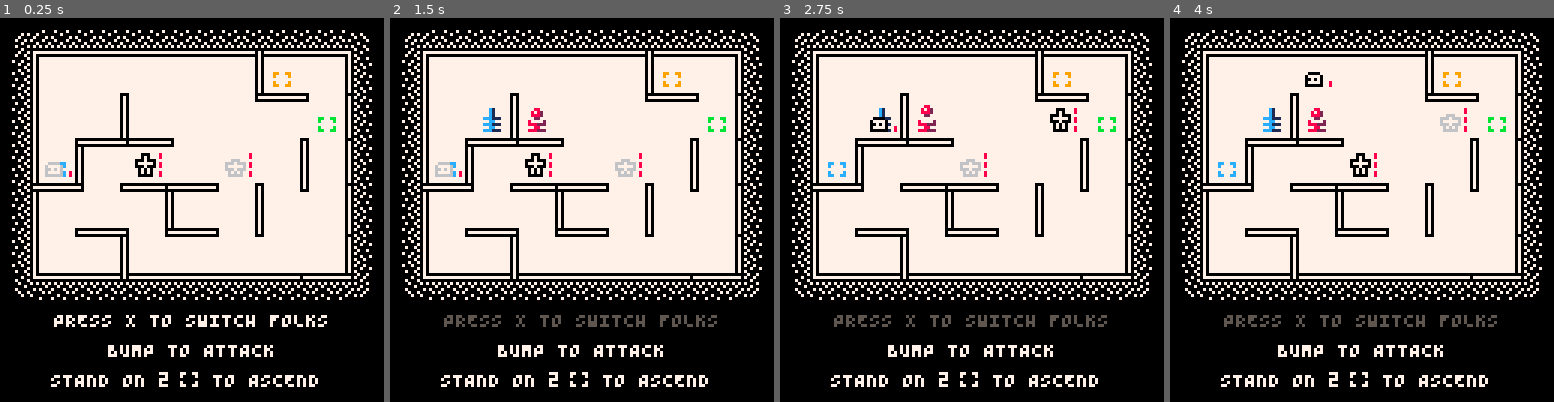
Above: before the commit, frames 1-4 (left to right).
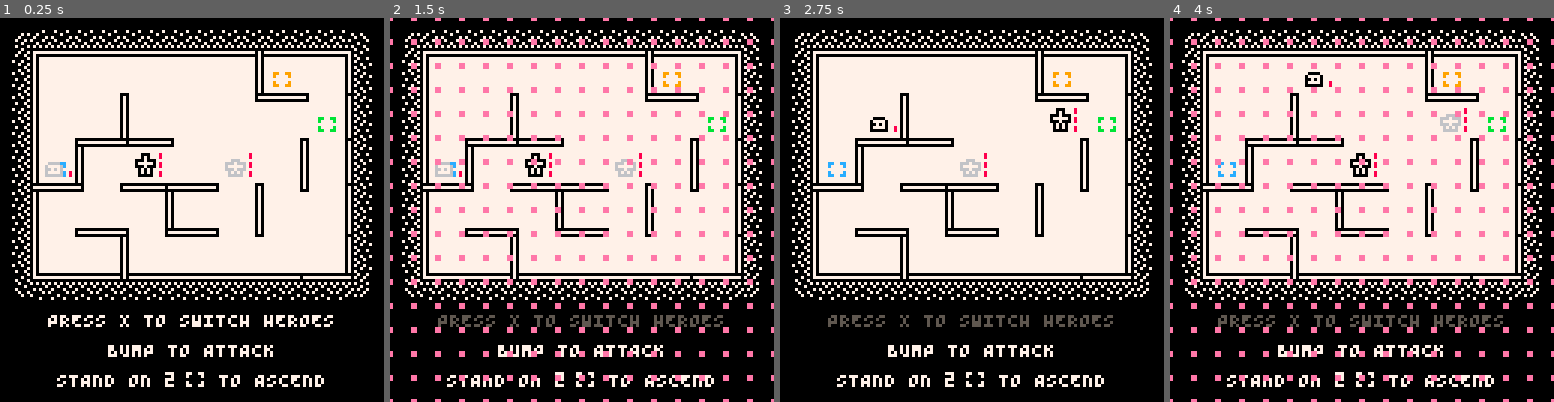
Above: after the commit, the same moments.

Repository: taylordolan/grid-folks
Game: PICO-8 cartridge grid_folks.p8
Same seed, same stepped clock (60 frames per second), same inputs: the game is played once before the commit and once after it.
Inputs:
- Up to frame 1 (0.25 s): no input
- Up to frame 2 (1.5 s): tap X (X key) at 0.33, 1.07 s; tap O (Z key) at 0.7 s
- Up to frame 3 (2.75 s): hold Right 1.6-2.1 s; tap O (Z key) at 1.7, 2.1, 2.5 s; tap X (X key) at 1.85 s; hold Up 2.15-2.42 s; hold Right from 2.47 s (still down)
- Up to frame 4 (4 s): tap O (Z key) at 2.9, 3.3, 3.7 s; tap X (X key) at 2.97 s; release Right at 3.03 s; hold Left 3.08-3.58 s; hold Down 3.63-3.97 s

The runs differ from the first frame. In frame 1, 2.2% of the frame differs, in the area x 12-87%, y 77-97%; in frame 2, 8.6%, in the area x 0-100%, y 0-100%; in frame 3, 2.4%; in frame 4, 8.6%.

Commit message:
explain totems

Diff:
--- a/grid_folks.p8
+++ b/grid_folks.p8
@@ -9,11 +9,13 @@
 -- [x] enemy totems should be filled by default
 -- [x] design player totems
 -- [x] update instruction graphic (with plus signs and totems)
--- [ ] explain enemy totems when players are standing on an empty one
+-- [x] explain totems
+-- [ ] make sure everything is aligned
 -- [ ] update game balance
 -- [ ] dash enemies should fill totems they touch while dashing
 -- [ ] write new instructions for itch page
 -- [ ] clean up sprite sheet
+-- [ ] starting places for pads (to help communicate how totems are created)?
 -- [ ] add shine to health and score balls?
 -- [ ] maybe the game can end earlier even though the board won't be filled with totems?
 
@@ -79,9 +81,7 @@
 	p_turn = true
 	debug = false
 	delay = 0
-	has_switched = false
-	has_advanced = false
-	has_bumped = false
+  completed_guides = {}
 	depth = 32
 	ani_frames = 4
 	shakes = {{0,0}}
@@ -213,9 +213,10 @@
 		-- 	set_tile(new_button(008), open_tiles[1])
 		-- 	depth -= 1
 		-- end
-    set_tile(new_button(012), {2,2})
-    set_tile(new_button(008), {3,2})
-    set_tile(new_charge(008), {3,2})
+    -- set_tile(new_button(011), {2,2})
+    -- set_tile(new_button(008), {3,2})
+    -- set_tile(new_charge(008), {3,2})
+    grid = not grid
 	end
 
 	if game_over then
@@ -383,6 +384,13 @@
 		end
 	end
 
+  local a_btn = find_type("button",  tile(hero_a))
+  local b_btn = find_type("button",  tile(hero_b))
+  local a_btn_clr = false
+  local a_btn_clr = false
+  if (a_btn) a_btn_clr = a_btn.color
+  if (b_btn) b_btn_clr = b_btn.color
+
 	if game_over then
 		-- draw game over state
 		local msg
@@ -416,7 +424,7 @@
 		-- draw intro
 		local _space = 3
 
-		local _a = small("press x to switch folks")
+		local _a = small("press x to switch heroes")
 		local _x = 64 - #_a*2
 		local _y = 98
 		print(_a, _x, _y, has_switched and 005 or 007)
@@ -427,7 +435,7 @@
 		print(_a, _x, _y, has_bumped and 005 or 007)
 
 		local _a = small("stand on 2")
-		_x = 17
+		_x = 19
 		_y += 10
 		print(_a, _x, _y, has_advanced and 005 or 007)
 		palt(015, true)
@@ -437,6 +445,88 @@
 		print(_b, _x + #_a * 4 + _space + 8 + _space, _y, has_advanced and 005 or 007)
 		-- return
 		pal()
+  elseif current_guide == 012 and not completed_guides[012] and (a_btn_clr == 012 or b_btn_clr == 012) then
+    -- messages
+    local _a = small("when a hero stands on")
+    local _b = small("the other hero can jump")
+    -- coordinates
+    xa = 57 - #_a*2
+    ya = 99
+    xb = 64 - #_b*2
+    yb = ya + 10
+    xs = xa+#_a*4 + 3
+    ys = ya - 3
+    -- print messages
+    print(_a, xa, ya, 007)
+    print(",", xs + 9, ya, 007)
+    print(_b, xb, yb, 007)
+    -- print sprite
+    palt(15,true)
+    pal(005,001)
+    pal(006,012)
+    spr(018, xs, ys)
+    pal()
+  elseif current_guide == 011 and not completed_guides[011] and (a_btn_clr == 011 or b_btn_clr == 011) then
+    -- messages
+    local _a = small("when a hero stands on")
+    local _b = small("the other hero can shoot")
+    -- coordinates
+    xa = 57 - #_a*2
+    ya = 99
+    xb = 64 - #_b*2
+    yb = ya + 10
+    xs = xa+#_a*4 + 3
+    ys = ya - 3
+    -- print messages
+    print(_a, xa, ya, 007)
+    print(",", xs + 9, ya, 007)
+    print(_b, xb, yb, 007)
+    -- print sprite
+    palt(15,true)
+    pal(005,003)
+    pal(006,011)
+    spr(018, xs, ys)
+    pal()
+  elseif current_guide == 008 and not completed_guides[008] and (a_btn_clr == 008 or b_btn_clr == 008) then
+    -- messages
+    local _a = small("are refilled with health")
+    local _b = small("when enemies step on them")
+    -- coordinates
+    xa = 70 - #_a*2
+    ya = 99
+    xb = 64 - #_b*2
+    yb = ya + 10
+    xs = xa - 12
+    ys = ya - 3
+    -- print messages
+    print(_a, xa, ya, 007)
+    print(_b, xb, yb, 007)
+    -- print sprite
+    palt(15,true)
+    pal(005,002)
+    pal(006,008)
+    spr(017, xs, ys)
+    pal()
+  elseif current_guide == 009 and not completed_guides[009] and (a_btn_clr == 009 or b_btn_clr == 009) then
+    -- messages
+    local _a = small("are refilled with gold")
+    local _b = small("when enemies step on them")
+    -- coordinates
+    xa = 70 - #_a*2
+    ya = 99
+    xb = 64 - #_b*2
+    yb = ya + 10
+    xs = xa - 12
+    ys = ya - 3
+    -- print messages
+    print(_a, xa, ya, 007)
+    print(_b, xb, yb, 007)
+    -- print sprite
+    palt(15,true)
+    pal(005,004)
+    pal(006,009)
+    spr(017, xs, ys)
+    pal()
 	else
 		-- draw instructions area
 		-- depth
@@ -471,6 +561,18 @@
 		print("spawn rate: " .. spawn_rate, x, y+1, 000)
 		print("spawn rate: " .. spawn_rate, x, y, 008)
 	end
+
+  -- draw grid
+  if grid then
+    for x = -1, 128, 8 do
+      for y = -1, 128, 8 do
+        pset(x, y, 014)
+        pset(x+1, y, 014)
+        pset(x, y+1, 014)
+        pset(x+1, y+1, 014)
+      end
+    end
+  end
 end
 
 function copy(_a)
@@ -527,12 +629,10 @@
 			local enemy = find_type("enemy", next_tile)
 			local wall = is_wall_between(tile(self), next_tile)
 
-			-- if jump is enabled and there's a wall in the way
+			-- if jump is enabled
 			if self.jump then
-				if enemy then
-					hit_target(enemy, 3, direction)
-					p_turn = false
-				end
+        if (enemy or wall) completed_guides[012] = true
+        if (enemy) hit_target(enemy, 3, direction)
 				local _here = pos_pix(tile(self))
 				local _next = pos_pix(next_tile)
 				local _half = {(_here[1] + _next[1]) / 2, _here[2]-4}
@@ -552,6 +652,7 @@
 						hit_target(next, 1, {-direction[1],-direction[2]})
 					end
 					new_shot(self, direction)
+          completed_guides[011] = true
 					active_sounds["shoot"] = true
 					delay = ani_frames
 					p_turn = false
@@ -1410,23 +1511,37 @@
 		return
 	end
 
+  local _c = find_type("charge", dest)
+
   -- trigger hero step sounds
 	-- checking for x because we don't want to make this sound if the hero is
   -- being deployed
 	if thing.type == "hero" and thing.x then
-    local button = find_type("button", dest)
-		if find_type("pad", dest) then
+    local _b = find_type("button", dest)
+    local _p = find_type("pad", dest)
+    if thing == hero_a then
+			active_sounds["a_step"] = true
+      local _f = find_type("button", tile(hero_b))
+      -- if the friend is standing on a button that hasn't had its guide
+      -- completed yet, then set the guide to that color
+      if (_f and not completed_guides[_f.color]) current_guide = _f.color
+    else
+      active_sounds["b_step"] = true
+      local _f = find_type("button", tile(hero_a))
+      if (_f and not completed_guides[_f.color]) current_guide = _f.color
+		end
+		if _p then
 			active_sounds["pad_step"] = true
-    elseif
-      button and button.color == 011 or
-      button and button.color == 012
-    then
-      active_sounds["button_step"] = true
-		elseif thing == hero_a then
-			active_sounds["a_step"] = true
-    elseif thing == hero_b then
-      active_sounds["b_step"] = true
-		end
+    elseif _b then
+      -- green or blue
+      if _b.color == 011 or _b.color == 012 then
+        active_sounds["button_step"] = true
+      end
+      -- set current guide
+      if _b.color and not completed_guides[_b.color] and not _c then
+        current_guide = _b.color
+      end
+    end
 	end
 
 	-- remove it from its current tile
@@ -1457,9 +1572,13 @@
 	if thing.type == "enemy" then
 		local _b = find_type("button", tile(thing))
 		local _c = find_type("charge", tile(thing))
-		if _b and (_b.color == 008 or _b.color == 009) and not _c then
-			-- set_tile(new_charge(_b.color), tile(_b))
+		if _b and _b.color == 008 and not _c then
       _b:charge()
+      completed_guides[008] = true
+      active_sounds["charge"] = true
+		elseif _b and _b.color == 009 and not _c then
+      _b:charge()
+      completed_guides[009] = true
       active_sounds["charge"] = true
 		end
 	end
@@ -1479,6 +1598,7 @@
 	end
 end
 
+-- todo: why am I not doing this is part of set_tile()?
 function h_btns()
 	for hero in all(heroes) do
 		local _c = find_type("charge", tile(hero))
@@ -2186,14 +2306,14 @@
 end
 
 __gfx__
-ffffffffff000fffffffffffffffffffffffffffffffffffffffffff00000607006000600006060000060060ffffffff00000000000000000000000000000000
-ffffffffff070ffffff6fffffffaaaffffffffffffffffffffffffff60060007600000000060000600600600ffffffff00000000000000000000000000000000
-ff000fff0007000ffff6ffffffaa6affffa6afffffffffffffffffff00600607000606000600606006000006ffffffff00000000000000000000000000000000
-0007000f0777770fffffffffff6aa6fffaaaaafffff6ffffffffffff00006007006000600006000000006000ff666fff00000000000000000000000000000000
-0777770f0007000f66fff66fffaa6afffa6a6affff666ffffff6ffff00600607600060000600060600600060ff666fff00000000000000000000000000000000
-0007000ff07070fffffffffffffaaafffaa6aafffff6ffffffffffff60060007060606060006000006000600ff666fff00000000000000000000000000000000
-f07070fff07070fffff6ffffffffffffffffffffffffffffffffffff00000607000000000060060700060007ffffffff00000000000000000000000000000000
-f00000fff00000fffff6ffffffffffffffffffffffffffffffffffff06006007777777770600600700000607ffffffff00000000000000000000000000000000
+ffffffffff000fffffffffffffffffffffffffffffffffffffffffff00000607006000600006060000060060fffffffffff65ffffff65fffff6ff5ff00000000
+ffffffffff070ffffff6fffffffaaaffffffffffffffffffffffffff60060007600000000060000600600600fffffffffff65ffffff65ffffff65fff00000000
+ff000fff0007000ffff6ffffffaa6affffa6afffffffffffffffffff00600607000606000600606006000006fffffffffff65ffffff65ffffff65fff00000000
+0007000f0777770fffffffffff6aa6fffaaaaafffff6ffffffffffff00006007006000600006000000006000ff666ffff666555ff666555ff666555f00000000
+0777770f0007000f66fff66fffaa6afffa6a6affff666ffffff6ffff00600607600060000600060600600060ff666ffffff66ffffff66ffffff66fff00000000
+0007000ff07070fffffffffffffaaafffaa6aafffff6ffffffffffff60060007060606060006000006000600ff666fffff6655fff666555ff666555f00000000
+f07070fff07070fffff6ffffffffffffffffffffffffffffffffffff00000607000000000060060700060007fffffffffff66fffff6666fffff66fff00000000
+f00000fff00000fffff6ffffffffffffffffffffffffffffffffffff06006007777777770600600700000607fffffffff666555ff666555ff666555f00000000
 fffffffffffffffffff65fffffffffffffffffffffffffffffffffffffffffffffffffff000000ffffffffffffffffff00000000000000000000000000000000
 fffffffffffffffffff65ffffff77fffeeeeeeee00000fffffffffffffffffff000000ff077770ffffffffffffffffff00000000000000000000000000000000
 fffffffffffffffffff65fffff7667ffeffffffe07070ffff0000fffffffffff077770ff007070ff000000ff00000fff00000000000000000000000000000000
